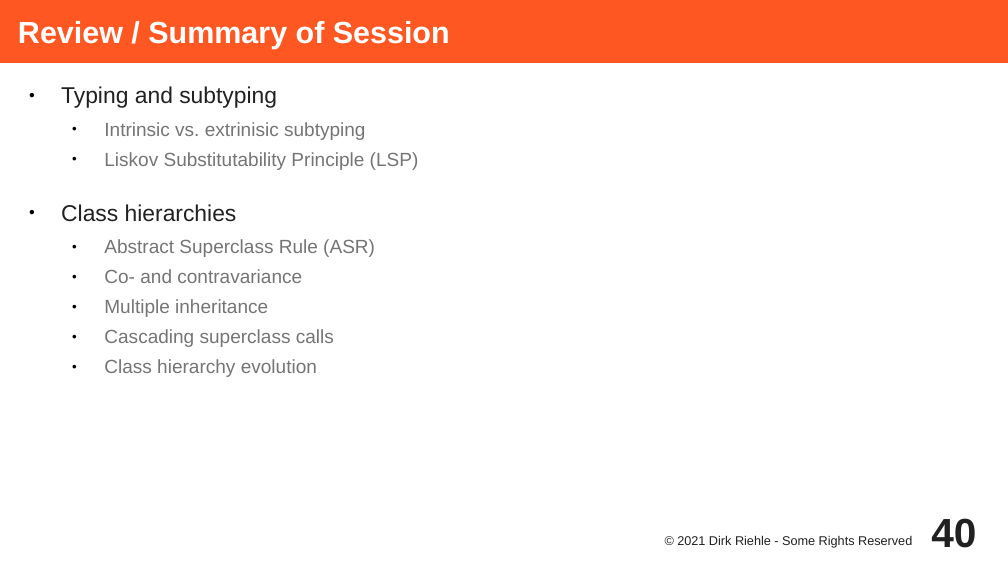
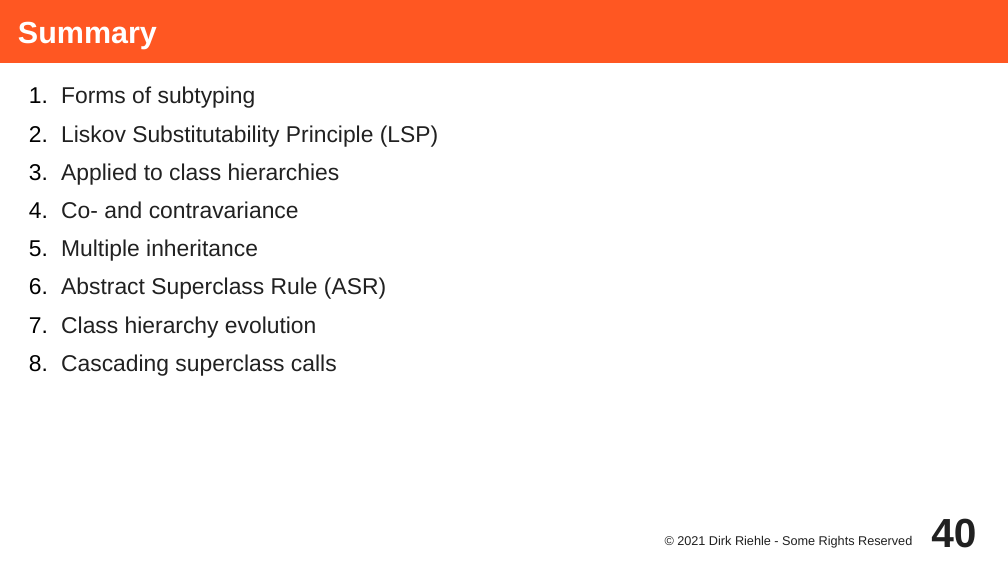
Before and after one commit to dirkriehle/adap-course, a slide deck: slide 40 of Lecture Slides/ADAP C03 - Subtyping and Inheritance.odp. Drawn at 1008x567 pixels with LibreOffice and Linux fonts; fonts in the diff are those of the drawing. Boxes give left, top, right and bottom in pixels: in the first picture for what was removed or moved away, otherwise in the second. Text is boxed around its words. In the diff, an @@ line names an element or a change of style, - is before the commit and + after.

```diff
--- a/Lecture Slides/ADAP C03 - Subtyping and Inheritance.odp
+++ b/Lecture Slides/ADAP C03 - Subtyping and Inheritance.odp
@@ title at (x1=18, y1=21, x2=157, y2=49): text changed @@
-Review / Summary of Session
+Summary
@@ text at (x1=61, y1=86, x2=256, y2=108): text changed; size 15 to 18 pt; text colour #757575 to #212121 @@
-● Typing and subtyping
-  ● Intrinsic vs. extrinisic subtyping
+1. Forms of subtyping
@@ text at (x1=61, y1=125, x2=438, y2=376): size 15 to 18 pt, text colour #757575 to #212121 in "Liskov Substitutability Principle (LSP)", "Co- and contravariance", "Multiple inheritance", "Cascading superclass calls"; bullet ● to 1.; list level 2 to 1 in "Liskov Substitutability Principle (LSP)"; list level 2 to 1 in "Co- and contravariance"; list level 2 to 1 in "Multiple inheritance"; list level 2 to 1 in "Cascading superclass calls" @@
@@ text at (x1=61, y1=163, x2=340, y2=185): text changed; size 15 to 18 pt; text colour #757575 to #212121 @@
-● Class hierarchies
-  ● Abstract Superclass Rule (ASR)
+3. Applied to class hierarchies
@@ text at (x1=61, y1=277, x2=386, y2=338): paragraphs added @@
+6. Abstract Superclass Rule (ASR)
+7. Class hierarchy evolution
@@ text at (x1=104, y1=359, x2=317, y2=377): paragraph removed @@
-  ● Class hierarchy evolution
```
Also in this commit, not shown: 4 other slides changed, 7 other files.
